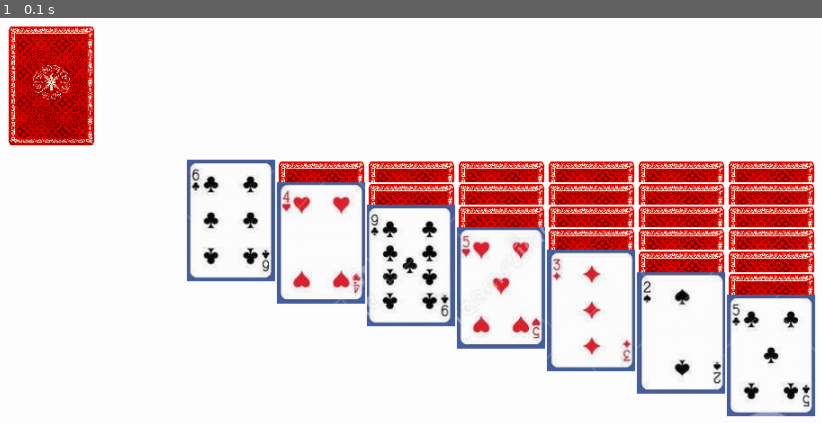
Above: before the commit, frame 1.
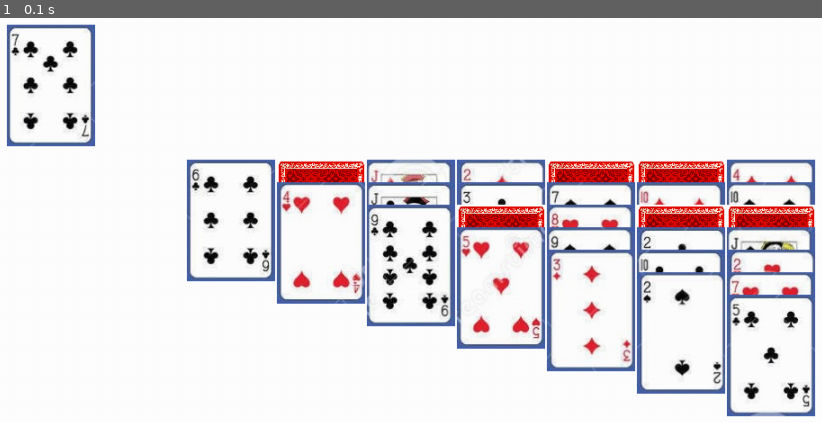
Above: after the commit, the same moment.

Repository: jepthan/Solitaire_Game_PyGame
Game: pygame game, started from Main.py
Two runs of this game, one before a commit and one after it. Both use one fixed random seed, a clock stepped at 60 frames per second and the inputs below.
Inputs:
- Up to frame 1 (0.1 s): no input

The runs differ from the first frame. In frame 1, 12% of the frame differs, in the area x 0-100%, y 1-69%.

Commit message:
well idk what happend.... but things happend

Diff:
--- a/Carta.py
+++ b/Carta.py
@@ -20,6 +20,10 @@
             self.image = pygame.transform.scale(self.image, size)
         self.rect.center = [500, 100]
 
+    def update(self):
+
+        pass
+
     def updatevis(self):
         if self.oculto == True:
             self.image = pygame.image.load("Imagenes/Back.png")
--- a/JuegoControlador.py
+++ b/JuegoControlador.py
@@ -23,20 +23,21 @@
     MazoTrebol = MazoTipo("♣", 500, 100, 0)
     # self.MazoTrebol.imprimircartas()
     MazoEscalera = []
-    grupoEscalera = []
+
     for i in range(0, 7):
         MazoEscalera.append(Mazo(100 * i + 300, 250, 25))
         MazoPrincipal.repartirmazo(MazoEscalera[i], i + 1)
-        grupoEscalera.append(MazoEscalera[i].generate_card_grup_lader())
+        MazoEscalera[i].generate_card_grup_lader()
 
     for mazo in MazoEscalera:
         print("")
         mazo.imprimircartas()
 
-    grup = MazoPrincipal.generate_card_grup()
+    MazoPrincipal.generate_card_grup()
 
     click = False
     listaonclick = []
+    listaindex = 0
     while running:
 
         for event in pygame.event.get():
@@ -45,22 +46,31 @@
             if event.type == pygame.MOUSEBUTTONDOWN:
                 click = True
                 pos = pygame.mouse.get_pos()
-
-
+                for mazo in MazoEscalera:
+                    listaonclick = mazo.getlistclicked(pos)
+                    listaindex += 1
+                    if listaonclick: break
 
             if event.type == pygame.MOUSEBUTTONUP:
                 click = False
+                listaonclick.reverse()
+                for carta in listaonclick:
+                    MazoEscalera[listaindex-1].recibircarta(carta)
+                    MazoEscalera[listaindex-1].updateposCartas()
+                listaindex = 0
+
             if click:
                 if event.type == pygame.MOUSEMOTION:
                     x, y = event.pos
+                    count = 0
                     for carta in listaonclick:
-                        carta.rect.center = [x, y]
+                        carta.rect.center = [x, y - 25 * count]
+                        count += 1
 
         screen.fill((255, 255, 255))
-        grup.draw(screen)
-        grupoEscalera[0].draw(screen)
+        MazoPrincipal.grup.draw(screen)
         for i in range(0, 7):
-            grupoEscalera[i].draw(screen)
+            MazoEscalera[i].grup.draw(screen)
 
         pygame.display.flip()
 
--- a/Mazo.py
+++ b/Mazo.py
@@ -5,15 +5,15 @@
 
 
 class Mazo:
-    def __init__(self, posx , posy, offset):
+    def __init__(self, posx, posy, offset):
         self.cartas = []
         self.posx = posx
         self.posy = posy
         self.offset = offset
-
+        self.grup = pygame.sprite.Group()
 
     def generate_card_grup(self) -> pygame.sprite.Group:
-        grup = pygame.sprite.Group()
+        self.grup = pygame.sprite.Group()
         if not self.cartas:  ##if cartas is empty
             placholer = pygame.sprite.Sprite()
             placholer.__init__()
@@ -22,29 +22,36 @@
             placholer.image = img
             placholer.rect = img.get_rect()
             placholer.rect.center = [self.posx, self.posy]
-            grup.add(placholer)
+            self.grup.add(placholer)
         for x in self.cartas:
             x.rect.center = [self.posx, self.posy]
-            grup.add(x)
-        return grup
+            self.grup.add(x)
+        return self.grup
+
     def generate_card_grup_lader(self) -> pygame.sprite.Group:
-        grup = pygame.sprite.Group()
-        if(not self.cartas):##if cartas is empty
+        self.grup = pygame.sprite.Group()
+        if (not self.cartas):  ##if cartas is empty
             placholer = pygame.sprite.Sprite()
             placholer.__init__()
             img = pygame.Surface([98, 135])
-            img.fill((200,200,200))
-            placholer.image =img
+            img.fill((200, 200, 200))
+            placholer.image = img
             placholer.rect = img.get_rect()
-            placholer.rect.center= [self.posx, self.posy]
-            grup.add(placholer)
+            placholer.rect.center = [self.posx, self.posy]
+            self.grup.add(placholer)
         i = 0
         for x in self.cartas:
-            x.rect.center = [self.posx, self.posy + self.offset*i]
+            x.rect.center = [self.posx, self.posy + self.offset * i]
             i += 1
-            grup.add(x)
+            self.grup.add(x)
 
-        return grup
+        return self.grup
+
+    def updateposCartas(self):
+        i = 0
+        for x in self.cartas:
+            x.rect.center = [self.posx, self.posy + self.offset * i]
+            i += 1
     def llenarmazo(self):
         self.inittipo("♣", 1, 4)
         self.inittipo("♦", 2, 4)
@@ -68,9 +75,9 @@
             if i == 1:
                 self.cartas.append(Carta(True, i, _simbolo, "A", path))
             elif i <= 10:
-                self.cartas.append(Carta(True, i, _simbolo, str(i), path))
+                self.cartas.append(Carta(False, i, _simbolo, str(i), path))
             elif i == 11:
-                self.cartas.append(Carta(True, i, _simbolo, "J", path))
+                self.cartas.append(Carta(False, i, _simbolo, "J", path))
             elif i == 12:
                 self.cartas.append(Carta(True, i, _simbolo, "Q", path))
             elif i == 13:
@@ -93,9 +100,29 @@
         else:
             return None
 
+    def getlistclicked(self, pos):
+        listclick = []
+
+        while self.cartas:
+            temp = self.cartas.pop()
+            if not temp.oculto:
+                listclick.append(temp)
+                if temp.rect.collidepoint(pos):
+                    return listclick
+            else:
+                self.cartas.append(temp)
+                break
+
+
+        listclick.reverse()
+        for carta in listclick:
+            self.cartas.append(carta)
+
+        return []
+
 
 class MazoTipo(Mazo):
-    def __init__(self, _simbolo: str, posx , posy, offset):
+    def __init__(self, _simbolo: str, posx, posy, offset):
         super().__init__(posx, posy, offset)
         self.simbolo = _simbolo
 
